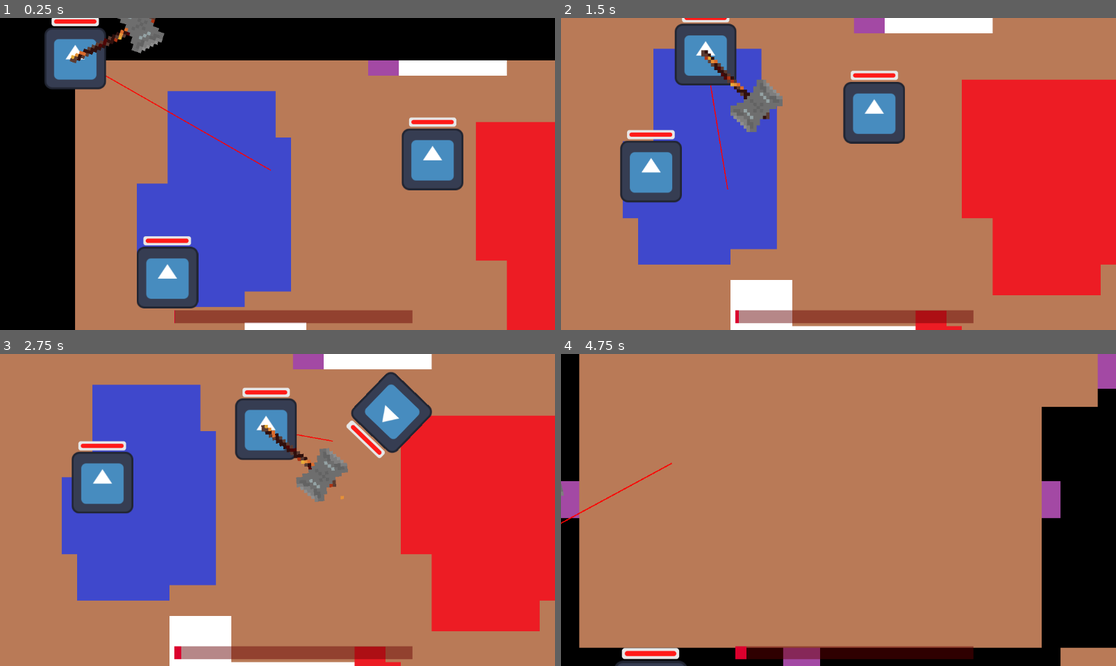
Above: before the commit, frames 1-4 (two rows, left to right).
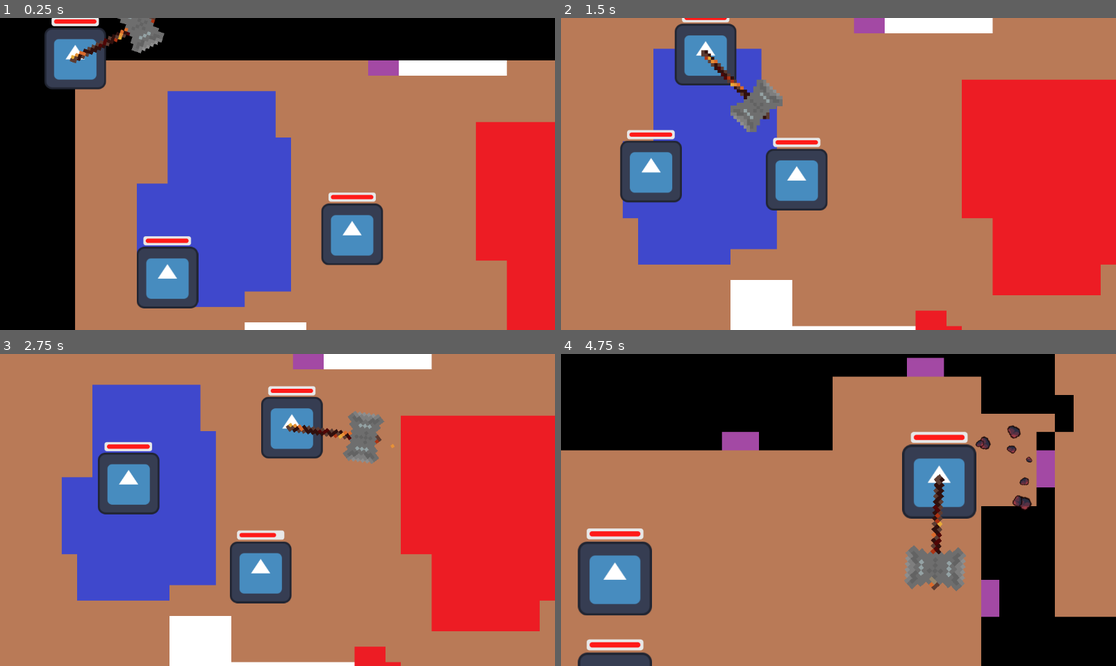
Above: after the commit, the same moments.

Repository: Arthexs/Rising-gamejam
Game: Godot game, scene res://Scenes/Main/main.tscn
The game is run twice, just before and just after one commit, with the same random seed, the same clock (stepped at 60 frames per second) and the same inputs. The engine's default icon, where the game draws it, is replaced by a stand-in: a white triangle on a blue panel in a dark square.
Inputs (mouse positions are in pixels of both pictures, inside the frame that each line leads up to):
- Up to frame 1 (0.25 s): no input
- Up to frame 2 (1.5 s): move the mouse to (960, 158) at 0.52 s; hold D (Right) 0.53-1.28 s; move the mouse to (727, 189) at 1.27 s; hold S (Down) from 1.28 s (still down)
- Up to frame 3 (2.75 s): move the mouse to (333, 441) at 2.02 s; release S (Down) at 2.03 s; hold D (Right) from 2.03 s (still down)
- Up to frame 4 (4.75 s): move the mouse to (810, 572) at 2.77 s; release D (Right) at 2.78 s; hold W (Up) 2.78-3.53 s; move the mouse to (1005, 556) at 3.52 s; hold A (Left) from 3.53 s (still down); move the mouse to (672, 463) at 4.27 s

The runs differ from the first frame. In frame 1, 6.8% of the frame differs, in the area x 19-84%, y 18-98%; in frame 2, 6.7%; in frame 3, 14%; in frame 4, 49%, in the area x 0-100%, y 0-100%.
Error before the commit: Invalid assignment of property or key 'playerchar' with value of type 'CharacterBody2D (Player)' on a base object of type 'RigidBody2D (melee_mob.gd)'. (res://…

Commit message:
Merged a lot and made door entree work
Partially, Need to add door collapse

Diff:
--- a/Globals/globals.gd
+++ b/Globals/globals.gd
@@ -5,3 +5,5 @@
 enum directions {UP, RIGHT, DOWN, LEFT}
 
 const tile_size: float = 32.0
+
+const door_velocity: float = 1200
--- a/Scenes/Camera/player_camera.gd
+++ b/Scenes/Camera/player_camera.gd
@@ -7,7 +7,29 @@
 	starting_size = get_viewport_rect().size
 
 func _process(delta: float) -> void:
+	do_cam_movement()
+
+var shake_offset: Vector2 = Vector2.ZERO
+var shake_magnitude: float = 1
+var max_magnitude: float = 1
+var ticks: int = 0
+var tick_goal: int = 0
+
+func shake_cam(magnitude: float, duration: float) -> void:
+	#print("shake")
+	ticks = 0
+	tick_goal = int(duration/get_physics_process_delta_time())
+	max_magnitude = magnitude
+	shake_magnitude = max_magnitude
+
+func do_cam_movement() -> void:
 	position = tracking_object.global_position
+
+	if ticks < tick_goal:
+		offset = shake_magnitude * Vector2.UP.rotated(randf())
+
+		ticks += 1
+		shake_magnitude = (1-sin(PI/2*ticks/tick_goal))*max_magnitude
 
 func limit_to_room(room: Room) -> void:
 	var rect: Rect2i = room.tilemap.get_used_rect()
--- a/Scenes/Main/main.tscn
+++ b/Scenes/Main/main.tscn
@@ -6,7 +6,6 @@
 [ext_resource type="PackedScene" uid="uid://mdyfi8kuwke7" path="res://Scenes/Camera/player_camera.tscn" id="3_5yls4"]
 [ext_resource type="PackedScene" uid="uid://djwlxf205tx6g" path="res://Scenes/Map/main_tile_map_layer.tscn" id="4_5yls4"]
 [ext_resource type="PackedScene" uid="uid://c77rs567yitg2" path="res://Scenes/Mobs/melee_mob.tscn" id="5_p6jpk"]
-[ext_resource type="PackedScene" uid="uid://bvaqysdblrjvn" path="res://Scenes/HUD/hud.tscn" id="7_xlvfx"]
 
 [node name="Main" type="Node2D"]
 script = ExtResource("1_1r6ip")
@@ -25,16 +24,11 @@
 
 [node name="Player" parent="." instance=ExtResource("2_qw60k")]
 
-[node name="meleeMob" parent="." node_paths=PackedStringArray("playerchar") instance=ExtResource("5_p6jpk")]
+[node name="meleeMob" parent="." node_paths=PackedStringArray("player") instance=ExtResource("5_p6jpk")]
 position = Vector2(417, 268)
 lock_rotation = true
-playerchar = NodePath("../Player")
-
-[node name="HUD" parent="." instance=ExtResource("7_xlvfx")]
-
-[node name="meleeMob" parent="." node_paths=PackedStringArray("player") instance=ExtResource("5_p6jpk")]
-position = Vector2(584, 112)
 player = NodePath("../Player")
 
 [connection signal="change_room" from="MainTileMapLayer" to="PlayerCamera" method="limit_to_room"]
+[connection signal="do_screenshake" from="MainTileMapLayer" to="PlayerCamera" method="shake_cam"]
 [connection signal="hurtbox_hit" from="Player" to="MainTileMapLayer" method="_on_player_hurtbox_hit"]
--- a/Scenes/Map/main_tile_map_layer.gd
+++ b/Scenes/Map/main_tile_map_layer.gd
@@ -4,7 +4,11 @@
 
 @export var player: Player
 @export var mob_scene: PackedScene
+@export var rocks: CPUParticles2D
+
 var spawnable_rooms: Array[Room]
+
+signal do_screenshake(magnitude: float, duration: float)
 
 var active_room: Room
 var previous_room: Room
@@ -17,7 +21,7 @@
 
 	active_room = get_node("Special/RoomStart").duplicate()
 	active_room.visible = true
-	add_child(active_room)
+	get_node("ActiveRooms").add_child(active_room)
 
 	change_room.emit(active_room)
 
@@ -57,10 +61,10 @@
 				active_room.offset = offset_pos
 				active_room.visible = true
 				active_room.global_position = offset_pos * Globals.tile_size
-				add_child(active_room)
+				get_node("ActiveRooms").add_child(active_room)
 
+				entering_room(door_connection)
 				change_room.emit(active_room)
-				spawn_mobs(2)
 
 # searches for connection from given connection. Returns -1 if invalid
 func get_matching_connection_index(connection: Vector4i, i_room: int) -> int:
@@ -78,14 +82,28 @@
 
 	return -1
 
+func entering_room(connection: Vector4i) -> void:
+	call_deferred("spawn_mobs", 2)
+	var directions: Array[Vector2] = [Vector2.UP, Vector2.RIGHT, Vector2.DOWN, Vector2.LEFT]
+	player.apply_velocity(directions[connection.z] * Globals.door_velocity, false)
+	do_screenshake.emit(70.0, 0.3)
+
+	rocks.position = player.global_position + directions[connection.z]*Globals.tile_size
+	rocks.direction = directions[connection.z]
+	rocks.restart()
+	rocks.emitting = true
+
+	print("apply velocity")
+	# start entering animation and stuff
+
 func spawn_mobs(difficulty: int) -> void:
 	var activeTiles: Array[Vector2i] = active_room.tilemap.get_used_cells()
 	var selectedTiles: Array[Vector2i]
-	for i in range(difficulty):
+	for i: int in range(difficulty):
 		var i_tile: int = randi() % activeTiles.size()
 		var cell_pos: Vector2i = activeTiles[i_tile]
 		var pos: Vector2 = (active_room.offset + cell_pos) * Globals.tile_size
-		var mob = mob_scene.instantiate()
+		var mob: MeleeMob = mob_scene.instantiate()
 		mob.global_position = pos
-		mob.playerchar = player
+		mob.player = player
 		add_child(mob)
--- a/Scenes/Map/main_tile_map_layer.tscn
+++ b/Scenes/Map/main_tile_map_layer.tscn
@@ -1,15 +1,44 @@
-[gd_scene load_steps=4 format=3 uid="uid://djwlxf205tx6g"]
+[gd_scene load_steps=6 format=3 uid="uid://djwlxf205tx6g"]
 
 [ext_resource type="PackedScene" uid="uid://nggnhxwlr5cy" path="res://Scenes/Map/room0.tscn" id="2_ndu2j"]
+[ext_resource type="Texture2D" uid="uid://d2r7tgn8gmuie" path="res://Assets/Particles/rock.png" id="2_u4jum"]
 [ext_resource type="Script" uid="uid://bu0ybarai5poy" path="res://Scenes/Map/main_tile_map_layer.gd" id="2_yxtan"]
 [ext_resource type="PackedScene" uid="uid://4jpj2ep3ot7x" path="res://Scenes/Map/room_start.tscn" id="3_u4jum"]
 
-[node name="Rooms" type="Node2D"]
+[sub_resource type="Curve" id="Curve_suw0k"]
+_data = [Vector2(0, 1), 0.0, 0.0, 0, 0, Vector2(1, 0), -1.97753, 0.0, 0, 0]
+point_count = 2
+
+[node name="Rooms" type="Node2D" node_paths=PackedStringArray("rocks")]
 script = ExtResource("2_yxtan")
+rocks = NodePath("Particles/Rocks")
+
+[node name="ActiveRooms" type="Node2D" parent="."]
+
+[node name="Particles" type="Node2D" parent="."]
+
+[node name="Rocks" type="CPUParticles2D" parent="Particles"]
+emitting = false
+texture = ExtResource("2_u4jum")
+lifetime = 5.0
+one_shot = true
+explosiveness = 1.0
+direction = Vector2(0, 1)
+gravity = Vector2(0, 0)
+initial_velocity_min = 400.0
+initial_velocity_max = 700.0
+damping_min = 1000.0
+damping_max = 2000.0
+damping_curve = SubResource("Curve_suw0k")
+angle_min = -305.5
+angle_max = 247.2
+scale_amount_min = 0.6
+scale_amount_max = 1.7
 
 [node name="Level1" type="Node2D" parent="."]
 
 [node name="Room0" parent="Level1" instance=ExtResource("2_ndu2j")]
+visible = false
 
 [node name="Special" type="Node2D" parent="."]
 
--- a/Scenes/Mobs/melee_mob.gd
+++ b/Scenes/Mobs/melee_mob.gd
@@ -1,4 +1,6 @@
 extends RigidBody2D
+
+class_name MeleeMob
 
 @export var speed: float = 200.0
 @export var agent: NavigationAgent2D
@@ -19,10 +21,14 @@
 
 var speed_scalar: float = 200.0
 var player_in_range: Player = null
+
+var health_module: HealthModule
 var prev_velocity: Vector2 = Vector2.ZERO
-var mass_max: float
+var mass_max: float = mass
 var flying: bool = false
-var health_module: HealthModule
+#@export var force_threshold: float = 300000 # force threshold to be send flying
+#@export var brake_threshold: float = 0.6 # Fraction of velocity needed to be lost to take damage on impact
+#@export var damage_tuner: float = 1.0
 
 func _ready() -> void:
 	mass_max = mass
@@ -33,7 +39,7 @@
 
 	attack_area.body_entered.connect(_on_attack_area_body_entered)
 	attack_area.body_exited.connect(_on_attack_area_body_exited)
-	attack_timer.timeout.connect(_on_attack_timer_timeout)
+	#attack_timer.timeout.connect(_on_attack_timer_timeout)
 	attack_timer.one_shot = true
 
 func set_target(target_position: Vector2):
@@ -58,7 +64,7 @@
 
 	if force > force_threshold:
 		var damage: float = force/100000
-		print("damage taken: ", damage)
+		#print("damage taken: ", damage)
 		health_module.take_damage(damage)
 		mass = 0.1*mass_max
 		#apply_central_force(linear_velocity.normalized() * force)
@@ -73,6 +79,8 @@
 			linear_velocity = Vector2.ZERO
 			mass = mass_max
 			flying = false
+
+	prev_velocity = linear_velocity
 
 func _on_attack_area_body_entered(body):
 	if body is Player:
@@ -105,7 +113,7 @@
 
 func apply_movement(direction: Vector2) -> void:
 	if flying:
-		print("flying")
+		#print("flying")
 		return
 
 	var comp_dir: Vector2
--- a/Scenes/Player/player.gd
+++ b/Scenes/Player/player.gd
@@ -4,6 +4,10 @@
 @export var speed = 400 # How fast the player will move (pixels/sec).
 @export var hurtbox: Area2D
 @export var health_module: HealthModule
+
+var applied_velocity: Vector2 = Vector2.ZERO
+@export var deaccel: float = 50.0 # px/s^2
+var can_collide: bool = true
 
 signal hurtbox_hit(body_rid: RID, body: Node2D, body_shape_index: int, local_shape_index: int)
 
@@ -32,9 +36,25 @@
 		#$AnimatedSprite2D.play()
 	#else:
 		#$AnimatedSprite2D.stssop()
-	velocity = input_vector * speed
-	move_and_slide()
-	queue_redraw()  # Forces redraw every frame
+	if applied_velocity == Vector2.ZERO:
+		velocity = input_vector * speed
+	else:
+		velocity = applied_velocity
+		if deaccel > applied_velocity.length():
+			applied_velocity = Vector2.ZERO
+			can_collide = true
+		else:
+			applied_velocity -= applied_velocity.normalized() * deaccel
+
+	if can_collide:
+		move_and_slide()
+	else:
+		global_position += velocity * delta
+	#queue_redraw()  # Forces redraw every frame
+
+func apply_velocity(v: Vector2, hitable: bool) -> void:
+	applied_velocity = v
+	can_collide = hitable
 
 func _draw():
 	var mouse_position = get_global_mouse_position()
--- a/Scenes/Player/player.tscn
+++ b/Scenes/Player/player.tscn
@@ -133,7 +133,6 @@
 [node name="CollisionShape2D" type="CollisionShape2D" parent="weapon"]
 position = Vector2(61.25, -62.25)
 rotation = 0.785398
-scale = Vector2(1, 1)
 shape = SubResource("RectangleShape2D_dd0ac")
 
 [node name="AnimatedSprite2D" type="AnimatedSprite2D" parent="weapon"]
Binary file added: Assets/Particles/rock.png
Not shown, added: Assets/Particles/rock.png.import
Not shown: 1 places in Scenes/Main/main.tscn that only renumber resources
